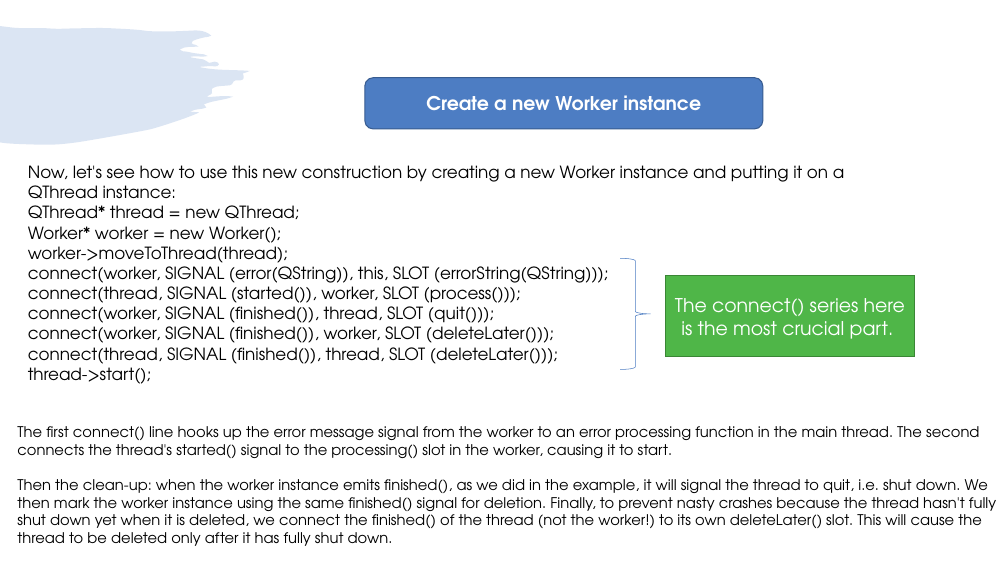
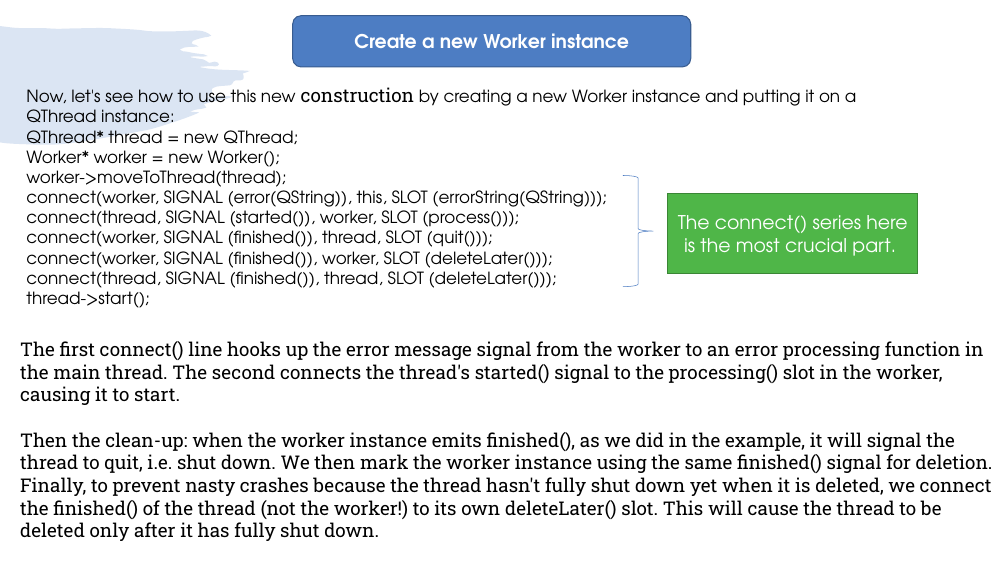
Before and after one commit to girishlande/QtProjects, a slide deck: slide 9 of MultithreadingInQT.pptx (slide 8 before the commit). Drawn at 1008x567 pixels with LibreOffice and Linux fonts; fonts in the diff are those of the drawing. Boxes give left, top, right and bottom in pixels: in the first picture for what was removed or moved away, otherwise in the second. Text is boxed around its words. In the diff, an @@ line names an element or a change of style, - is before the commit and + after.

```diff
--- a/MultithreadingInQT.pptx
+++ b/MultithreadingInQT.pptx
@@ rounded rectangle "Create a new Worker instance": place and size @@
-rounded rectangle "Create a new Worker instance" at bbox=[365, 78, 764, 129]
+rounded rectangle "Create a new Worker instance" at bbox=[293, 16, 691, 67]
@@ text "Now, let's see how to ...": place and size @@
-text "Now, let's see how to ..." at bbox=[28, 165, 844, 384]
+text "Now, let's see how to ..." at bbox=[26, 87, 856, 308]
@@ text at bbox=[26, 87, 856, 132]: size 16 to 18 pt, font TeX Gyre Adventor to Roboto Slab in "construction" @@
@@ right brace: place and size @@
-right brace at bbox=[620, 259, 650, 370]
+right brace at bbox=[623, 175, 653, 287]
@@ rectangle "The connect() series here is ...": place and size @@
-rectangle "The connect() series here is ..." at bbox=[665, 276, 915, 356]
+rectangle "The connect() series here is ..." at bbox=[668, 193, 917, 273]
@@ text "The first connect() line hooks ...": place and size @@
-text "The first connect() line hooks ..." at bbox=[17, 426, 996, 546]
+text "The first connect() line hooks ..." at bbox=[20, 341, 993, 541]
@@ text "The first connect() line hooks ..." at bbox=[20, 341, 993, 541]: size 14 to 18 pt, font TeX Gyre Adventor to Roboto Slab @@
```
Also in this commit, not shown: 9 other slides changed, 2 slides added, 1 slide removed, 1 other file.
